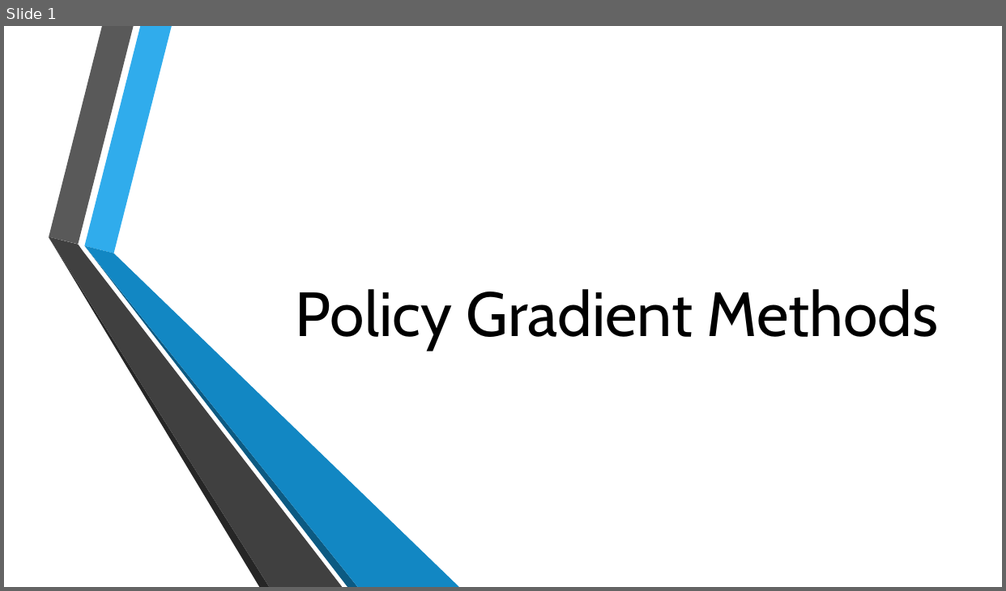
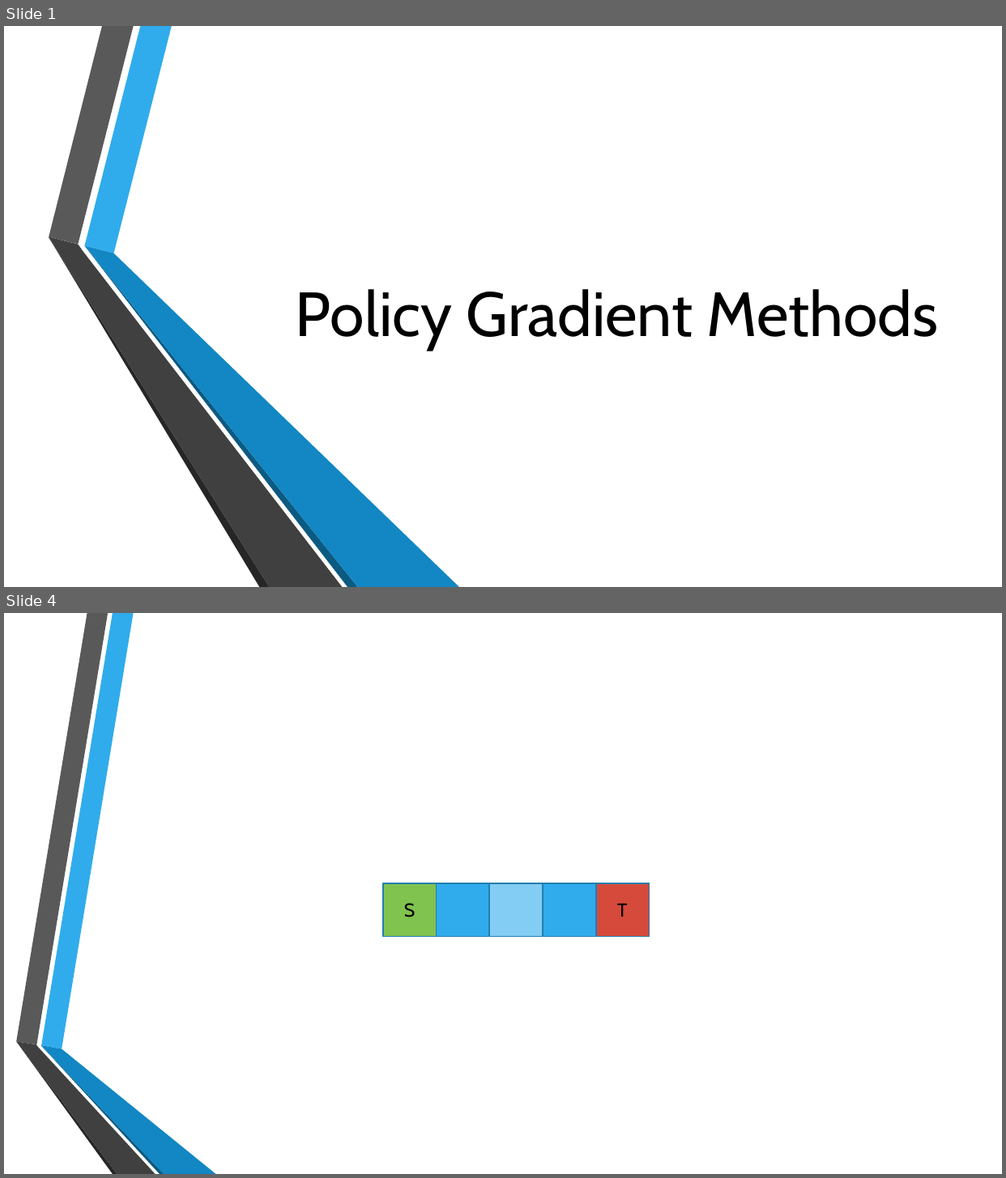
Before and after one commit to Seraphli/RLAIExercise, a slide deck: Chapter 13.pptx. Shown one above the other, each under a label of ours: slide 1 before the commit, slides 1 and 4 after it; the slides between them are not shown. The pictures are 1006x591 and 1006x1178 pixels, drawn with LibreOffice and Linux fonts; fonts in the diff are those of the drawing; background and template pictures are left out. Boxes give left, top, right and bottom in pixels: in the first picture for what was removed or moved away, otherwise in the second. Text is boxed around its words. In the diff, an @@ line names an element or a change of style, - is before the commit and + after.

```diff
--- a/Chapter 13.pptx
+++ b/Chapter 13.pptx
@@ slide 4 added at [4,613,1002,1174], background picture (left out) @@
@@ rectangle added at [383,884,436,936], fill #80C34F, outline #247FAF 1.25 pt @@
@@ text added at [404,903,415,918], 18 pt, text #000000 @@
+S
@@ rectangle added at [436,884,489,936], fill #30ACEC, outline #247FAF 1.25 pt @@
@@ rectangle added at [490,884,543,936], fill #83CDF4, outline #247FAF 1.25 pt @@
@@ rectangle added at [543,884,596,936], fill #30ACEC, outline #247FAF 1.25 pt @@
@@ rectangle added at [596,884,650,936], fill #D64A3B, outline #247FAF 1.25 pt @@
@@ text added at [617,904,627,917], 18 pt, text #000000 @@
+T
@@ group added at [16,613,216,1174]: 6 freeform shapes @@
```
Also in this commit, not shown: 3 slides changed, 3 other slides added.
